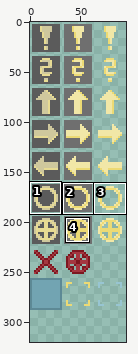
Sprite sheet, stored at assets/map_tools.png. The first picture is a wide view before the edit; the outline marks the close-up.
Close-up. First the earlier version:
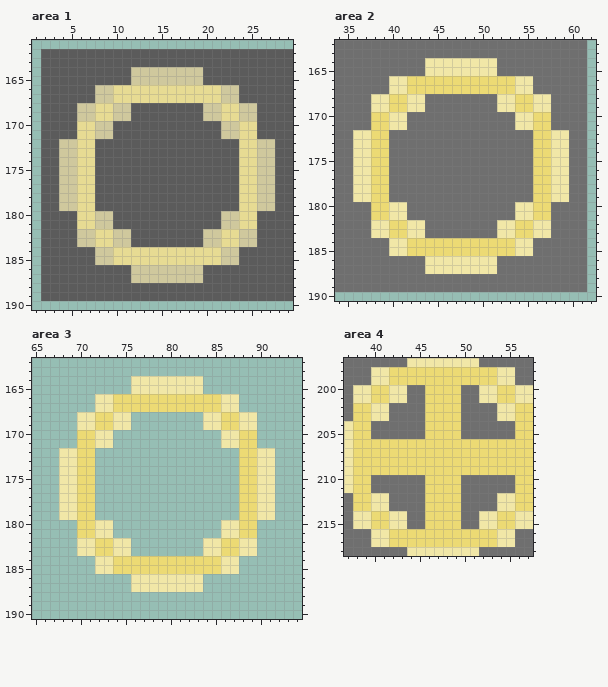
The file is 96x288 pixels. Shown: area 1: x 1..29, y 161..190; area 2: x 34..62, y 162..190; area 3: x 65..94, y 162..190; area 4: x 37..57, y 197..218. The old version is drawn lined up with the new one, on the new canvas. The commit also changed other parts of the picture, which this record leaves out.
Once edited:
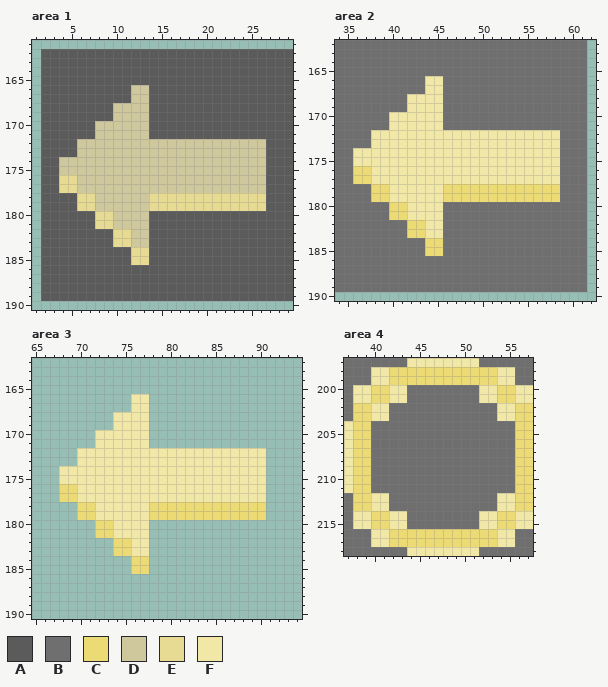
Palette (. is transparent): A #5b5b5b  B #6f6f6f  C #ecda74  D #cfc89d  E #e7db93  F #f1e7a7
The edit:
canvas 96x288 -> 96x320
--- area 1
@@ x 1..29 @@
 163 .AAAAAAAAAAAAAAAAAAAAAAAAAAAA
-164 .AAAAAAAAAADDDDDDDDAAAAAAAAAA
-165 .AAAAAAAAAADDDDDDDDAAAAAAAAAA
-166 .AAAAAADDEEEEEEEEEEEEDDAAAAAA
-167 .AAAAAADDEEEEEEEEEEEEDDAAAAAA
-168 .AAAADDEEDDAAAAAAAADDEEDDAAAA
-169 .AAAADDEEDDAAAAAAAADDEEDDAAAA
-170 .AAAAEEDDAAAAAAAAAAAADDEEAAAA
-171 .AAAAEEDDAAAAAAAAAAAADDEEAAAA
-172 .AADDEEAAAAAAAAAAAAAAAAEEDDAA
-173 .AADDEEAAAAAAAAAAAAAAAAEEDDAA
-174 .AADDEEAAAAAAAAAAAAAAAAEEDDAA
-175 .AADDEEAAAAAAAAAAAAAAAAEEDDAA
-176 .AADDEEAAAAAAAAAAAAAAAAEEDDAA
-177 .AADDEEAAAAAAAAAAAAAAAAEEDDAA
-178 .AADDEEAAAAAAAAAAAAAAAAEEDDAA
-179 .AADDEEAAAAAAAAAAAAAAAAEEDDAA
-180 .AAAAEEDDAAAAAAAAAAAADDEEAAAA
-181 .AAAAEEDDAAAAAAAAAAAADDEEAAAA
-182 .AAAADDEEDDAAAAAAAADDEEDDAAAA
-183 .AAAADDEEDDAAAAAAAADDEEDDAAAA
-184 .AAAAAADDEEEEEEEEEEEEDDAAAAAA
-185 .AAAAAADDEEEEEEEEEEEEDDAAAAAA
-186 .AAAAAAAAAADDDDDDDDAAAAAAAAAA
-187 .AAAAAAAAAADDDDDDDDAAAAAAAAAA
+164 .AAAAAAAAAAAAAAAAAAAAAAAAAAAA
+165 .AAAAAAAAAAAAAAAAAAAAAAAAAAAA
+166 .AAAAAAAAAADDAAAAAAAAAAAAAAAA
+167 .AAAAAAAAAADDAAAAAAAAAAAAAAAA
+168 .AAAAAAAADDDDAAAAAAAAAAAAAAAA
+169 .AAAAAAAADDDDAAAAAAAAAAAAAAAA
+170 .AAAAAADDDDDDAAAAAAAAAAAAAAAA
+171 .AAAAAADDDDDDAAAAAAAAAAAAAAAA
+172 .AAAADDDDDDDDDDDDDDDDDDDDDAAA
+173 .AAAADDDDDDDDDDDDDDDDDDDDDAAA
+174 .AADDDDDDDDDDDDDDDDDDDDDDDAAA
+175 .AADDDDDDDDDDDDDDDDDDDDDDDAAA
+176 .AAEEDDDDDDDDDDDDDDDDDDDDDAAA
+177 .AAEEDDDDDDDDDDDDDDDDDDDDDAAA
+178 .AAAAEEDDDDDDEEEEEEEEEEEEEAAA
+179 .AAAAEEDDDDDDEEEEEEEEEEEEEAAA
+180 .AAAAAAEEDDDDAAAAAAAAAAAAAAAA
+181 .AAAAAAEEDDDDAAAAAAAAAAAAAAAA
+182 .AAAAAAAAEEDDAAAAAAAAAAAAAAAA
+183 .AAAAAAAAEEDDAAAAAAAAAAAAAAAA
+184 .AAAAAAAAAAEEAAAAAAAAAAAAAAAA
+185 .AAAAAAAAAAEEAAAAAAAAAAAAAAAA
+186 .AAAAAAAAAAAAAAAAAAAAAAAAAAAA
+187 .AAAAAAAAAAAAAAAAAAAAAAAAAAAA
 188 .AAAAAAAAAAAAAAAAAAAAAAAAAAAA
--- area 2
@@ x 34..62 @@
 163 BBBBBBBBBBBBBBBBBBBBBBBBBBBB.
-164 BBBBBBBBBBFFFFFFFFBBBBBBBBBB.
-165 BBBBBBBBBBFFFFFFFFBBBBBBBBBB.
-166 BBBBBBFFCCCCCCCCCCCCFFBBBBBB.
-167 BBBBBBFFCCCCCCCCCCCCFFBBBBBB.
-168 BBBBFFCCFFBBBBBBBBFFCCFFBBBB.
-169 BBBBFFCCFFBBBBBBBBFFCCFFBBBB.
-170 BBBBCCFFBBBBBBBBBBBBFFCCBBBB.
-171 BBBBCCFFBBBBBBBBBBBBFFCCBBBB.
-172 BBFFCCBBBBBBBBBBBBBBBBCCFFBB.
-173 BBFFCCBBBBBBBBBBBBBBBBCCFFBB.
-174 BBFFCCBBBBBBBBBBBBBBBBCCFFBB.
-175 BBFFCCBBBBBBBBBBBBBBBBCCFFBB.
-176 BBFFCCBBBBBBBBBBBBBBBBCCFFBB.
-177 BBFFCCBBBBBBBBBBBBBBBBCCFFBB.
-178 BBFFCCBBBBBBBBBBBBBBBBCCFFBB.
-179 BBFFCCBBBBBBBBBBBBBBBBCCFFBB.
-180 BBBBCCFFBBBBBBBBBBBBFFCCBBBB.
-181 BBBBCCFFBBBBBBBBBBBBFFCCBBBB.
-182 BBBBFFCCFFBBBBBBBBFFCCFFBBBB.
-183 BBBBFFCCFFBBBBBBBBFFCCFFBBBB.
-184 BBBBBBFFCCCCCCCCCCCCFFBBBBBB.
-185 BBBBBBFFCCCCCCCCCCCCFFBBBBBB.
-186 BBBBBBBBBBFFFFFFFFBBBBBBBBBB.
-187 BBBBBBBBBBFFFFFFFFBBBBBBBBBB.
+164 BBBBBBBBBBBBBBBBBBBBBBBBBBBB.
+165 BBBBBBBBBBBBBBBBBBBBBBBBBBBB.
+166 BBBBBBBBBBFFBBBBBBBBBBBBBBBB.
+167 BBBBBBBBBBFFBBBBBBBBBBBBBBBB.
+168 BBBBBBBBFFFFBBBBBBBBBBBBBBBB.
+169 BBBBBBBBFFFFBBBBBBBBBBBBBBBB.
+170 BBBBBBFFFFFFBBBBBBBBBBBBBBBB.
+171 BBBBBBFFFFFFBBBBBBBBBBBBBBBB.
+172 BBBBFFFFFFFFFFFFFFFFFFFFFBBB.
+173 BBBBFFFFFFFFFFFFFFFFFFFFFBBB.
+174 BBFFFFFFFFFFFFFFFFFFFFFFFBBB.
+175 BBFFFFFFFFFFFFFFFFFFFFFFFBBB.
+176 BBCCFFFFFFFFFFFFFFFFFFFFFBBB.
+177 BBCCFFFFFFFFFFFFFFFFFFFFFBBB.
+178 BBBBCCFFFFFFCCCCCCCCCCCCCBBB.
+179 BBBBCCFFFFFFCCCCCCCCCCCCCBBB.
+180 BBBBBBCCFFFFBBBBBBBBBBBBBBBB.
+181 BBBBBBCCFFFFBBBBBBBBBBBBBBBB.
+182 BBBBBBBBCCFFBBBBBBBBBBBBBBBB.
+183 BBBBBBBBCCFFBBBBBBBBBBBBBBBB.
+184 BBBBBBBBBBCCBBBBBBBBBBBBBBBB.
+185 BBBBBBBBBBCCBBBBBBBBBBBBBBBB.
+186 BBBBBBBBBBBBBBBBBBBBBBBBBBBB.
+187 BBBBBBBBBBBBBBBBBBBBBBBBBBBB.
 188 BBBBBBBBBBBBBBBBBBBBBBBBBBBB.
--- area 3
@@ x 65..94 @@
 163 ..............................
-164 ...........FFFFFFFF...........
-165 ...........FFFFFFFF...........
-166 .......FFCCCCCCCCCCCCFF.......
-167 .......FFCCCCCCCCCCCCFF.......
-168 .....FFCCFF........FFCCFF.....
-169 .....FFCCFF........FFCCFF.....
-170 .....CCFF............FFCC.....
-171 .....CCFF............FFCC.....
-172 ...FFCC................CCFF...
-173 ...FFCC................CCFF...
-174 ...FFCC................CCFF...
-175 ...FFCC................CCFF...
-176 ...FFCC................CCFF...
-177 ...FFCC................CCFF...
-178 ...FFCC................CCFF...
-179 ...FFCC................CCFF...
-180 .....CCFF............FFCC.....
-181 .....CCFF............FFCC.....
-182 .....FFCCFF........FFCCFF.....
-183 .....FFCCFF........FFCCFF.....
-184 .......FFCCCCCCCCCCCCFF.......
-185 .......FFCCCCCCCCCCCCFF.......
-186 ...........FFFFFFFF...........
-187 ...........FFFFFFFF...........
+164 ..............................
+165 ..............................
+166 ...........FF.................
+167 ...........FF.................
+168 .........FFFF.................
+169 .........FFFF.................
+170 .......FFFFFF.................
+171 .......FFFFFF.................
+172 .....FFFFFFFFFFFFFFFFFFFFF....
+173 .....FFFFFFFFFFFFFFFFFFFFF....
+174 ...FFFFFFFFFFFFFFFFFFFFFFF....
+175 ...FFFFFFFFFFFFFFFFFFFFFFF....
+176 ...CCFFFFFFFFFFFFFFFFFFFFF....
+177 ...CCFFFFFFFFFFFFFFFFFFFFF....
+178 .....CCFFFFFFCCCCCCCCCCCCC....
+179 .....CCFFFFFFCCCCCCCCCCCCC....
+180 .......CCFFFF.................
+181 .......CCFFFF.................
+182 .........CCFF.................
+183 .........CCFF.................
+184 ...........CC.................
+185 ...........CC.................
+186 ..............................
+187 ..............................
 188 ..............................
--- area 4
@@ x 37..57 @@
 199 BBBFFCCCCCCCCCCCCFFBB
-200 BFFCCFFBBCCCCBBFFCCFF
-201 BFFCCFFBBCCCCBBFFCCFF
-202 BCCFFBBBBCCCCBBBBFFCC
-203 BCCFFBBBBCCCCBBBBFFCC
-204 FCCBBBBBBCCCCBBBBBBCC
-205 FCCBBBBBBCCCCBBBBBBCC
-206 FCCCCCCCCCCCCCCCCCCCC
-207 FCCCCCCCCCCCCCCCCCCCC
-208 FCCCCCCCCCCCCCCCCCCCC
-209 FCCCCCCCCCCCCCCCCCCCC
-210 FCCBBBBBBCCCCBBBBBBCC
-211 FCCBBBBBBCCCCBBBBBBCC
-212 BCCFFBBBBCCCCBBBBFFCC
-213 BCCFFBBBBCCCCBBBBFFCC
-214 BFFCCFFBBCCCCBBFFCCFF
-215 BFFCCFFBBCCCCBBFFCCFF
+200 BFFCCFFBBBBBBBBFFCCFF
+201 BFFCCFFBBBBBBBBFFCCFF
+202 BCCFFBBBBBBBBBBBBFFCC
+203 BCCFFBBBBBBBBBBBBFFCC
+204 FCCBBBBBBBBBBBBBBBBCC
+205 FCCBBBBBBBBBBBBBBBBCC
+206 FCCBBBBBBBBBBBBBBBBCC
+207 FCCBBBBBBBBBBBBBBBBCC
+208 FCCBBBBBBBBBBBBBBBBCC
+209 FCCBBBBBBBBBBBBBBBBCC
+210 FCCBBBBBBBBBBBBBBBBCC
+211 FCCBBBBBBBBBBBBBBBBCC
+212 BCCFFBBBBBBBBBBBBFFCC
+213 BCCFFBBBBBBBBBBBBFFCC
+214 BFFCCFFBBBBBBBBFFCCFF
+215 BFFCCFFBBBBBBBBFFCCFF
 216 BBBFFCCCCCCCCCCCCFFBB
Boxes around the changes in both close-ups, in picture pixels (x1, y1, x2, y2):
changed: (59, 67, 275, 283)
changed: (353, 58, 569, 274)
changed: (59, 376, 275, 592)
changed: (371, 385, 515, 529)
